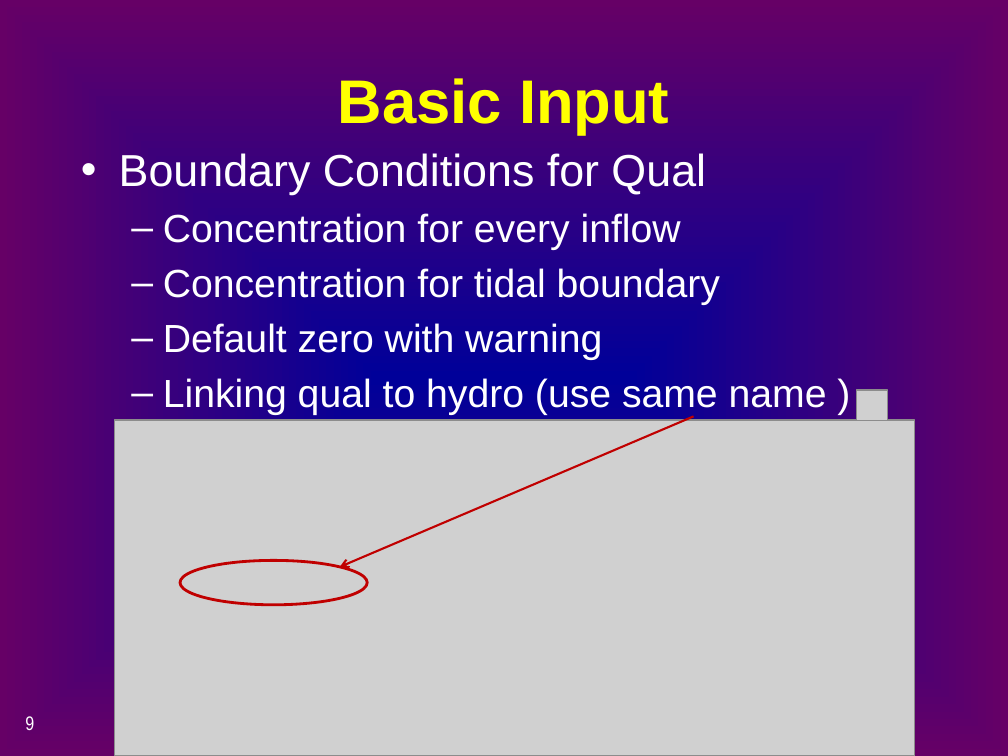
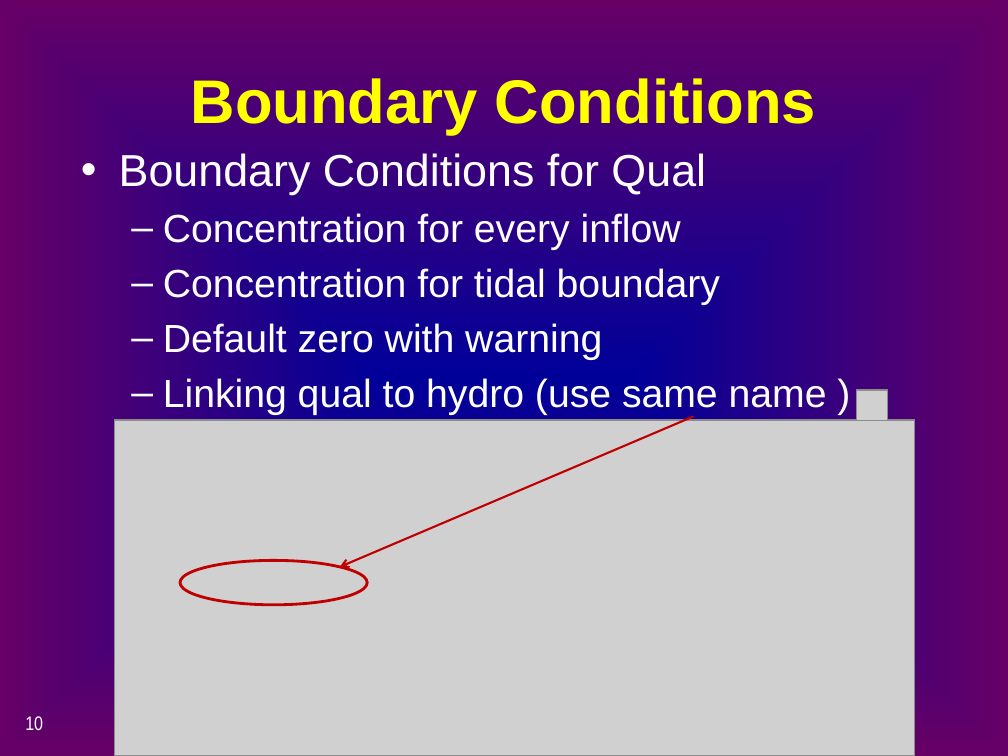
Before and after one commit to CADWRDeltaModeling/dsm2, a slide deck: slide 10 of dsm2/presentations/p4_simulation_data.pptx (slide 9 before the commit). Drawn at 1008x756 pixels with LibreOffice and Linux fonts; fonts in the diff are those of the drawing; grey boxes stand for pictures. Boxes give left, top, right and bottom in pixels: in the first picture for what was removed or moved away, otherwise in the second. Text is boxed around its words. In the diff, an @@ line names an element or a change of style, - is before the commit and + after.

```diff
--- a/dsm2/presentations/p4_simulation_data.pptx
+++ b/dsm2/presentations/p4_simulation_data.pptx
@@ title at (191,78,816,135): text changed @@
-Basic Input
+Boundary Conditions
@@ page number at (25,716,43,731): text changed @@
-9
+10
```
Also in this commit, not shown: 9 other slides changed, 3 slides added, 6 slides removed.
